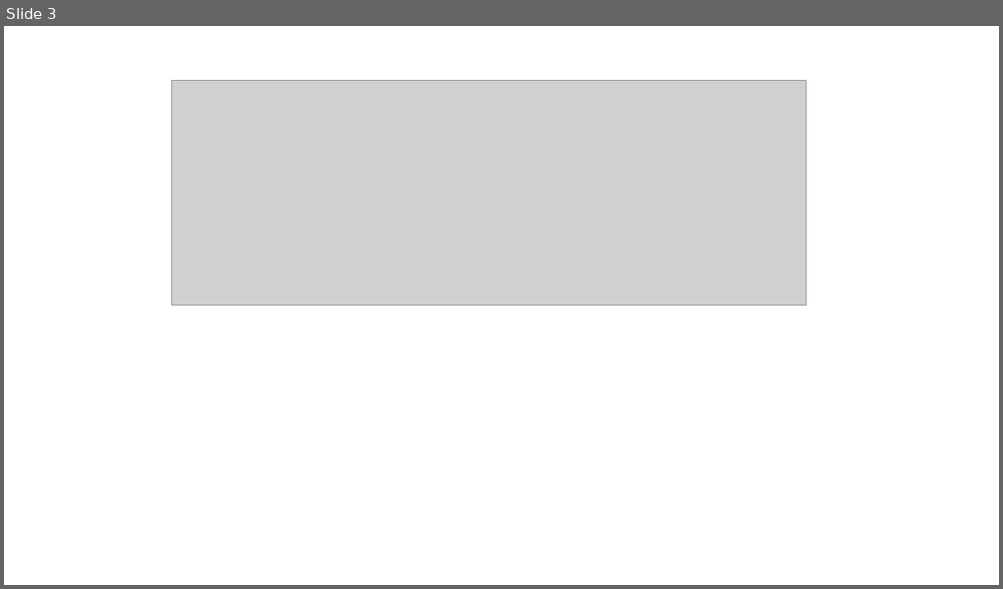
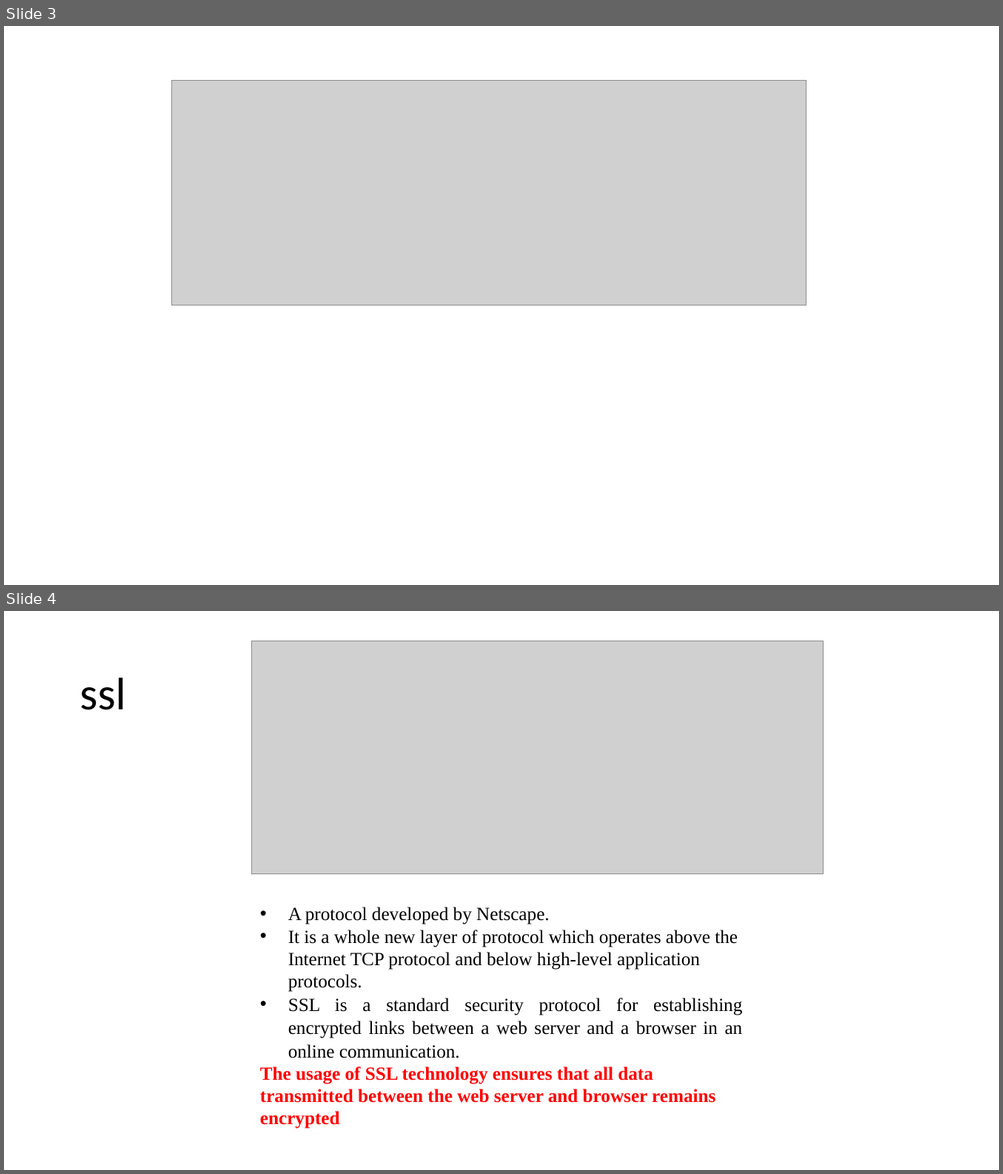
Before and after one commit to seifkowatli/EAS, a slide deck: Report/Salim-Section/Presentation1.pptx. Shown one above the other, each under a label of ours: slide 3 before the commit, slides 3 and 4 after it. The pictures are 1003x589 and 1003x1174 pixels, drawn with LibreOffice and Linux fonts; fonts in the diff are those of the drawing; grey boxes stand for pictures. Boxes give left, top, right and bottom in pixels: in the first picture for what was removed or moved away, otherwise in the second. Text is boxed around its words. In the diff, an @@ line names an element or a change of style, - is before the commit and + after.

```diff
--- a/Report/Salim-Section/Presentation1.pptx
+++ b/Report/Salim-Section/Presentation1.pptx
@@ slide 4 added at <box>4,611,999,1170</box>, background #FFFFFF @@
@@ picture added at <box>252,641,823,874</box> @@
@@ title added at <box>79,678,125,710</box>, 44 pt, text #000000 @@
+ssl
@@ text added at <box>260,907,743,1129</box>, 18 pt, text #000000 @@
+• A protocol developed by Netscape.
+• It is a whole new layer of protocol which operates above the Internet TCP protocol and below high-level application protocols.
+• SSL is a standard security protocol for establishing encrypted links between a web server and a browser in an online communication.
+The usage of SSL technology ensures that all data transmitted between the web server and browser remains encrypted
```
Also in this commit, not shown: 1 other file.
